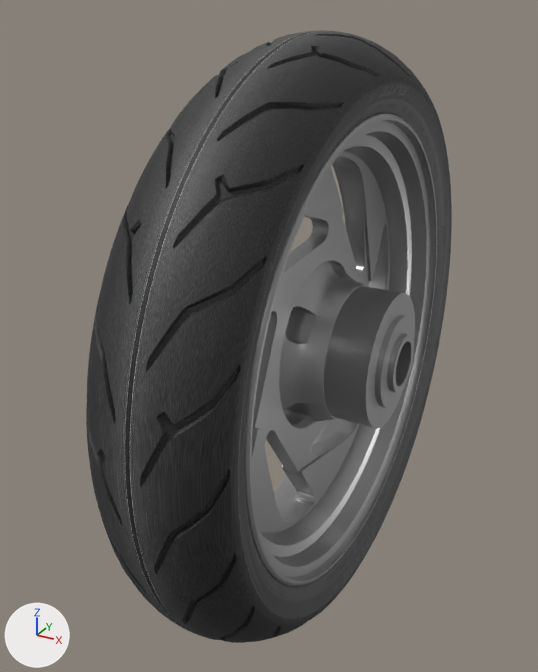
A saved change to the glTF model models/WheelFront_STOCK.glb.
Camera for both pictures: a 50 mm lens placed at (0.316, 0.181, 0.152), pointed at (-0.042, 0.831, -0.174). Every picture has the same lights, and +X, +Y and +Z are marked at lower left. The first picture is the older version. Where no turn or scale is listed for an object, it has been applied to the vertices.

Objects in the first picture: 'FrontRim_ALMN', 'FrontTire'.
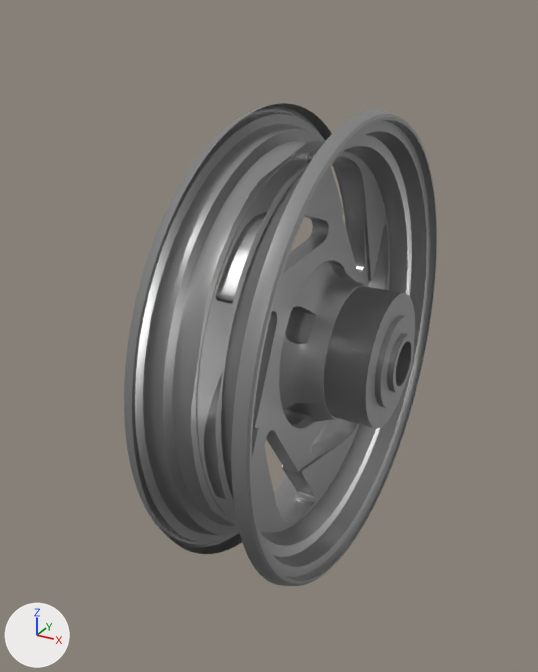
Pixel boxes (x1, y1, x2, y2) of what changed, in the pictures (538 x 672 px):
'FrontTire', deleted
    before: (86, 30, 452, 643)
    faces in mat_tirebase_front (picture img_htire): (86, 30, 452, 643)
    faces in mat_tiresidewalls (picture img_hdunlop_png): (238, 82, 451, 619)

What the commit changed:
Object 'FrontTire' (ob_fronttire) is deleted.
